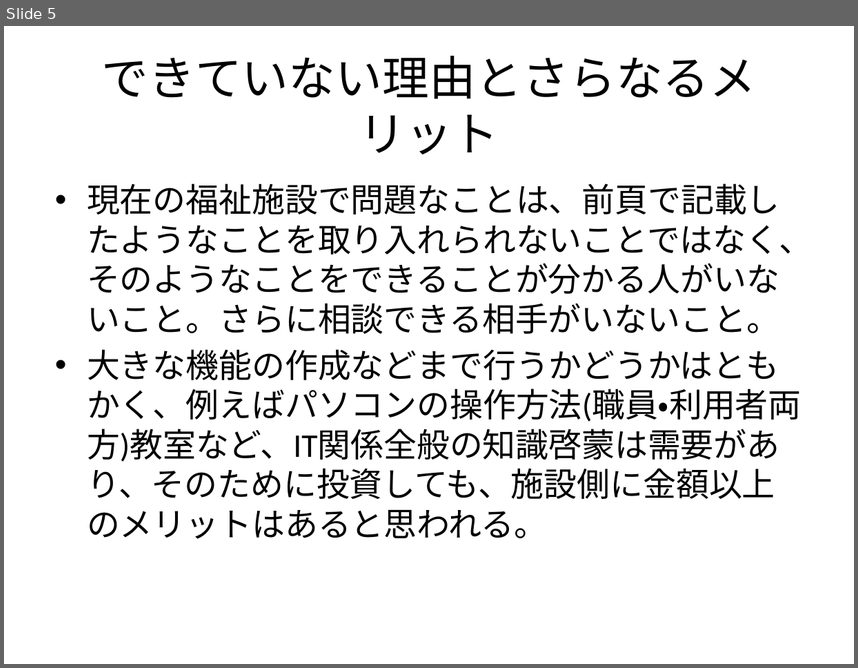
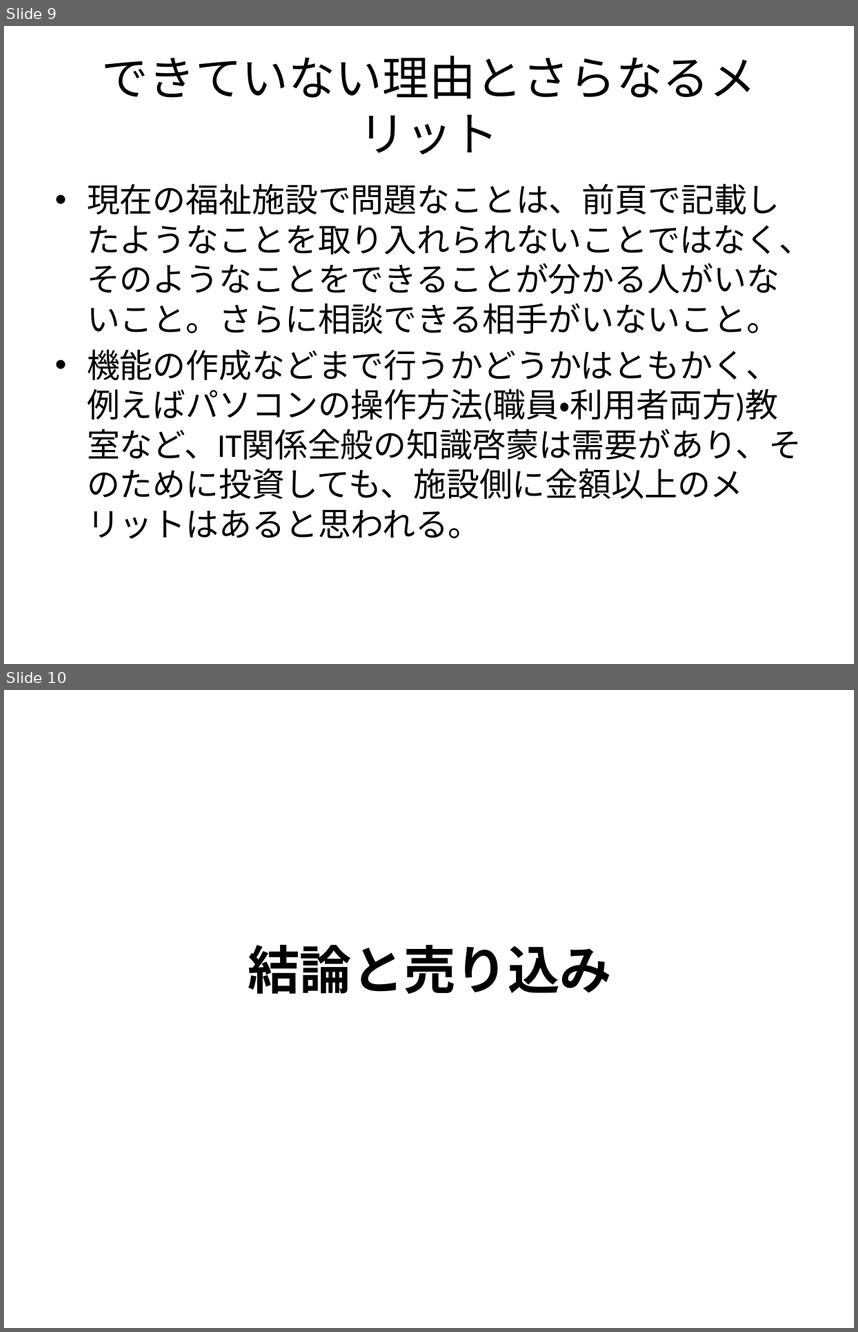
Before and after one commit to tasto/util, a slide deck: 資料/福祉ITコンサルの可能性について.pptx. Shown one above the other, each under a label of ours: slide 5 before the commit, slides 9 and 10 after it. The pictures are 858x668 and 858x1332 pixels, drawn with LibreOffice and Linux fonts; fonts in the diff are those of the drawing. Boxes give left, top, right and bottom in pixels: in the first picture for what was removed or moved away, otherwise in the second. Text is boxed around its words. In the diff, an @@ line names an element or a change of style, - is before the commit and + after.

```diff
--- a/資料/福祉ITコンサルの可能性について.pptx
+++ b/資料/福祉ITコンサルの可能性について.pptx
@@ slide 10 added at box(4, 690, 854, 1328), background #FFFFFF @@
@@ title added at box(248, 945, 612, 994), 44 pt, text #000000, bold @@
+結論と売り込み
@@ what was slide 5 is now slide 9 @@
@@ slide 9 changed as well @@
@@ text at box(87, 349, 802, 539): text changed @@
-• 大きな機能の作成などまで行うかどうかはともかく、例えばパソコンの操作方法(職員・利用者両方)教室など、IT関係全般の知識啓蒙は需要があり、そのために投資しても、施設側に金額以上のメリットはあると思われる。
+• 機能の作成などまで行うかどうかはともかく、例えばパソコンの操作方法(職員・利用者両方)教室など、IT関係全般の知識啓蒙は需要があり、そのために投資しても、施設側に金額以上のメリットはあると思われる。
```
Also in this commit, not shown: 9 other slides changed, 10 other slides added, 1 slide removed.
